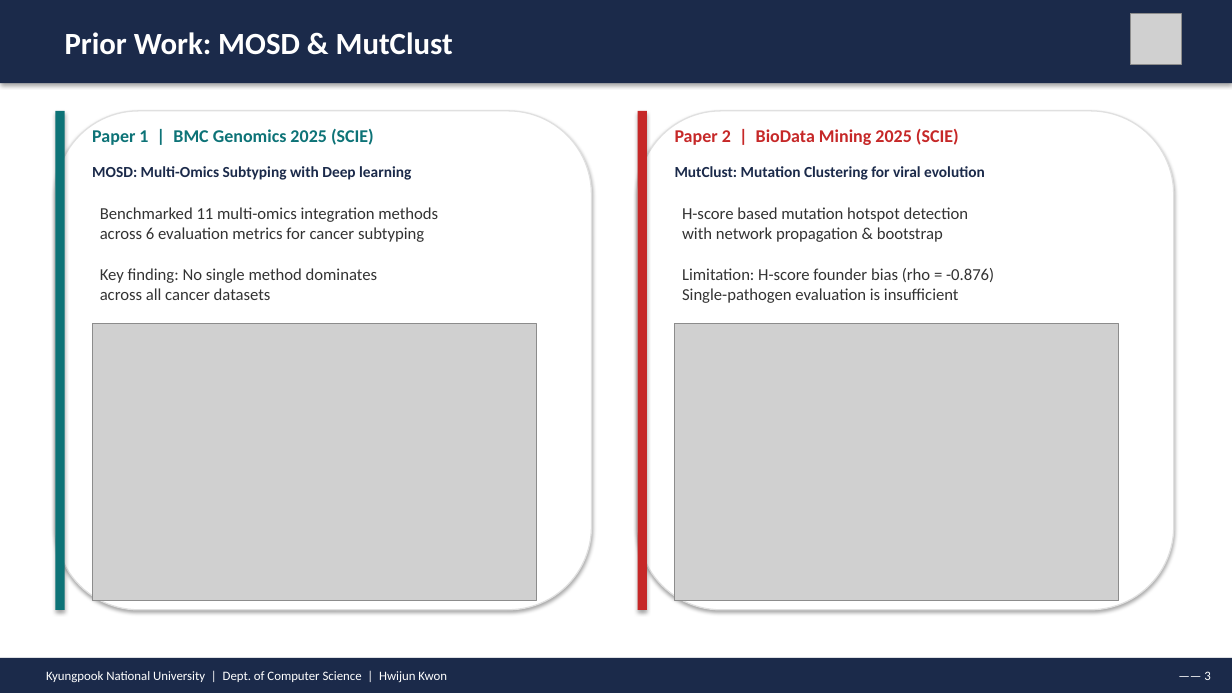
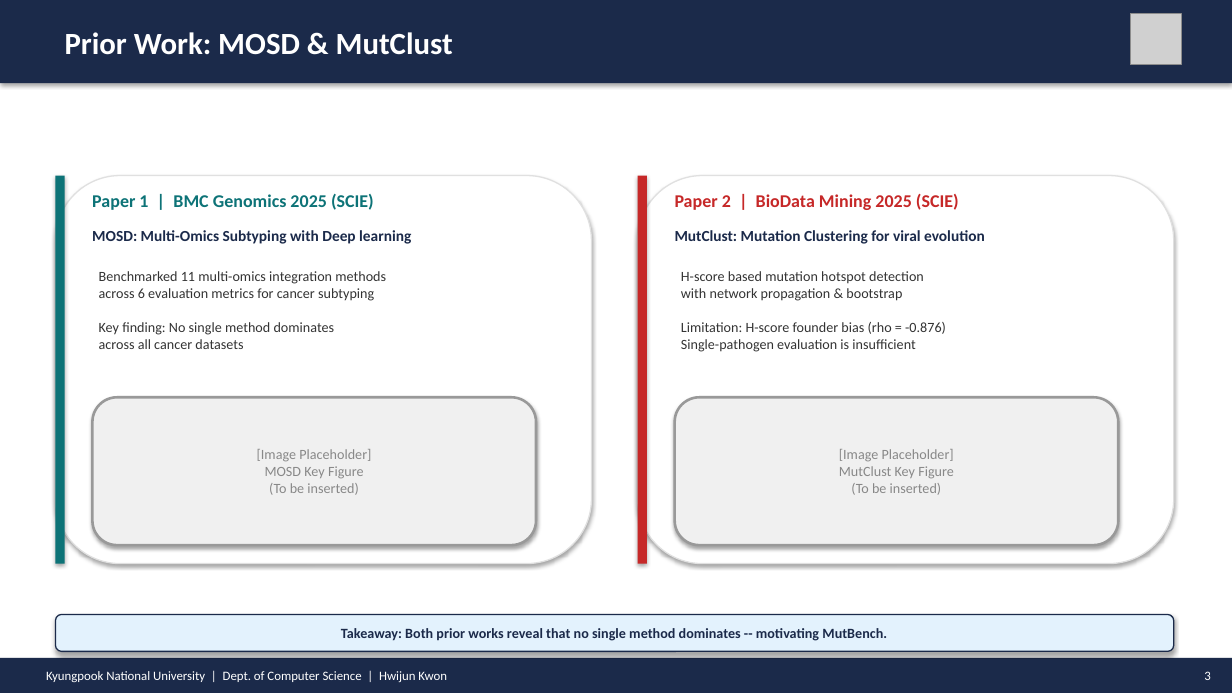
Before and after one commit to hwijunkwon/mutbench, a slide deck: slide 3 of paper/ppt/MutBench_Defense_v4.pptx. Drawn at 1232x693 pixels with LibreOffice and Linux fonts; fonts in the diff are those of the drawing; grey boxes stand for pictures. Boxes give left, top, right and bottom in pixels: in the first picture for what was removed or moved away, otherwise in the second. Text is boxed around its words. In the diff, an @@ line names an element or a change of style, - is before the commit and + after.

```diff
--- a/paper/ppt/MutBench_Defense_v4.pptx
+++ b/paper/ppt/MutBench_Defense_v4.pptx
@@ rounded rectangle: place and size @@
-rounded rectangle at (55, 111, 592, 610)
+rounded rectangle at (55, 176, 592, 564)
@@ rectangle: place and size @@
-rectangle at (55, 111, 65, 610)
+rectangle at (55, 176, 65, 564)
@@ rounded rectangle: place and size @@
-rounded rectangle at (638, 111, 1174, 610)
+rounded rectangle at (638, 176, 1174, 564)
@@ rectangle: place and size @@
-rectangle at (638, 111, 647, 610)
+rectangle at (638, 176, 647, 564)
@@ text "Benchmarked 11 multi-omics integration methods" at (99, 271, 386, 349): size 13 to 11 pt @@
@@ 6 texts: place and size @@
-6 texts at (92, 129, 994, 303)
+6 texts at (92, 194, 985, 352)
@@ text "H-score based mutation hotspot detection" at (681, 271, 946, 352): size 13 to 11 pt @@
@@ picture removed at (92, 323, 536, 601) @@
@@ picture removed at (675, 323, 1118, 601) @@
@@ rounded rectangle added at (92, 397, 536, 545), fill #F0F0F0, outline #999999 2 pt, 11 pt, text #888888 @@
+[Image Placeholder]
+MOSD Key Figure
+(To be inserted)
@@ rounded rectangle added at (675, 397, 1118, 545), fill #F0F0F0, outline #999999 2 pt, 11 pt, text #888888 @@
+[Image Placeholder]
+MutClust Key Figure
+(To be inserted)
@@ rounded rectangle added at (55, 615, 1174, 652), fill #E3F2FD, outline #1B2A4A 1 pt, 11 pt, text #1B2A4A, bold @@
+Takeaway: Both prior works reveal that no single method dominates -- motivating MutBench.
```
Also in this commit, not shown: 28 other slides changed, 6 slides added, 3 slides removed, 1 other file.
